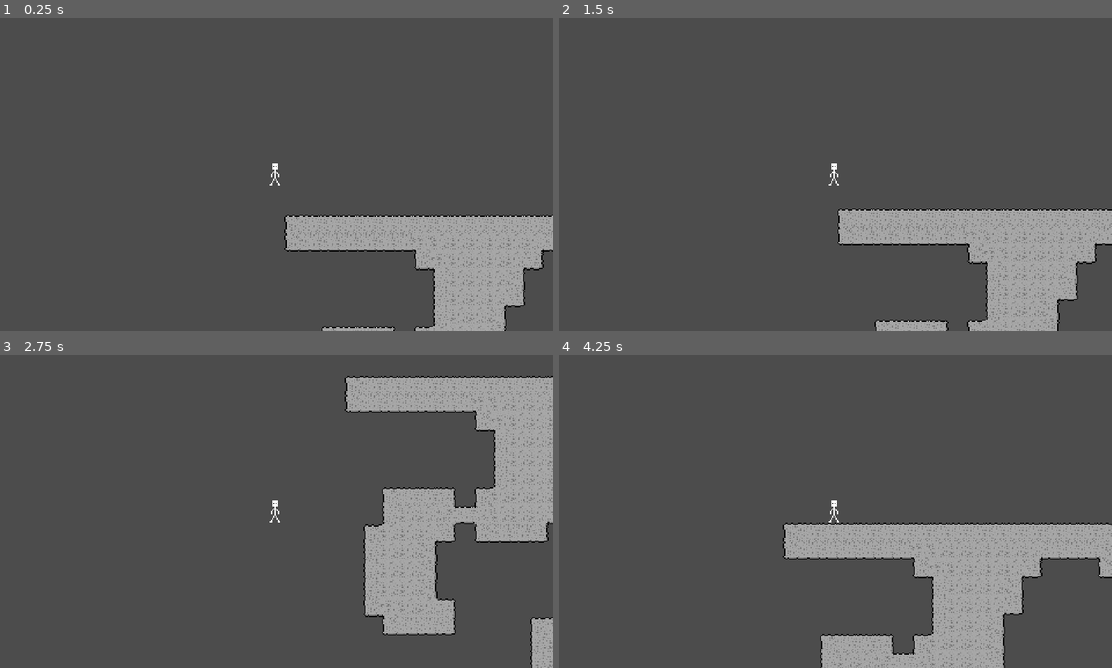
Above: before the commit, frames 1-4 (two rows, left to right).
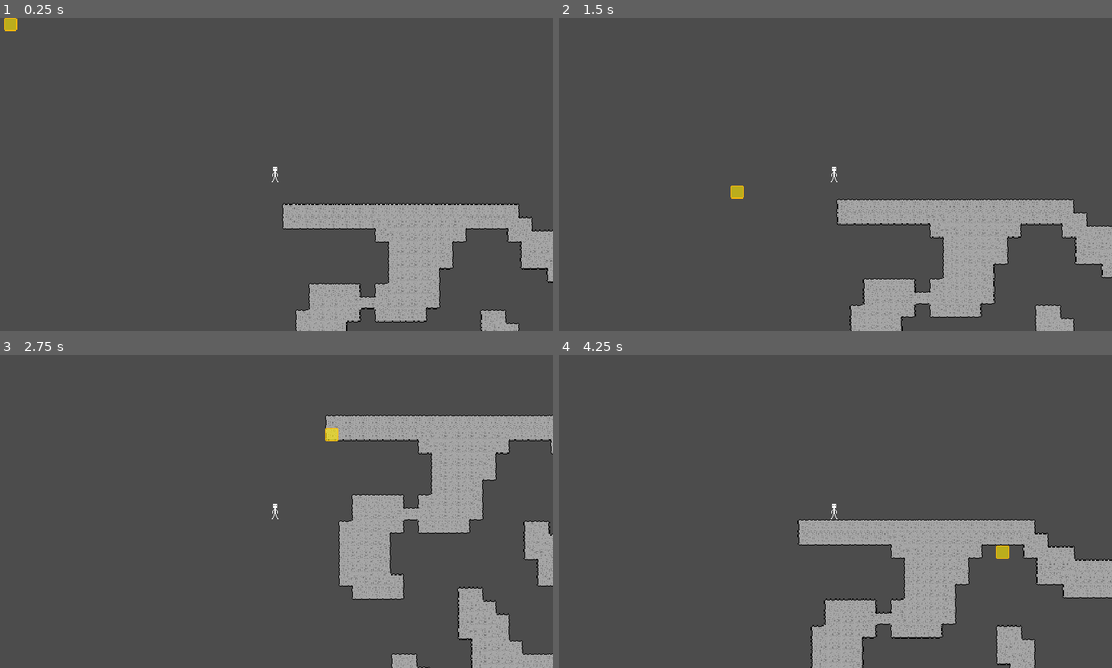
Above: after the commit, the same moments.

Repository: Silicontent/cave_diver
Game: Godot game, scene res://scenes/Level.tscn
The game is run twice, just before and just after one commit, with the same random seed, the same clock (stepped at 60 frames per second) and the same inputs.
Inputs (mouse positions are in pixels of both pictures, inside the frame that each line leads up to):
- Up to frame 1 (0.25 s): no input
- Up to frame 2 (1.5 s): tap Enter (util_enter) at 0.5, 0.6, 1.35 s; move the mouse to (957, 158) at 0.52 s; hold D (mv_right) from 0.53 s (still down); tap Space (mv_jump) at 0.77 s; move the mouse to (724, 190) at 1.27 s
- Up to frame 3 (2.75 s): tap Space (mv_jump) at 1.52 s; move the mouse to (331, 442) at 2.02 s; release D (mv_right) at 2.03 s; hold A (mv_left) from 2.03 s (still down); tap Enter (util_enter) at 2.1 s
- Up to frame 4 (4.25 s): move the mouse to (807, 574) at 2.77 s; release A (mv_left) at 2.78 s; hold D (mv_right) from 2.78 s (still down); tap Enter (util_enter) at 2.85, 3.6 s; tap Space (mv_jump) at 3.02, 3.77 s; move the mouse to (1001, 558) at 3.52 s

The runs differ from the first frame. In frame 1, 12% of the frame differs, in the area x 0-100%, y 0-100%; in frame 2, 13%; in frame 3, 23%, in the area x 48-100%, y 6-100%; in frame 4, 15%.

Commit message:
Tweaks

Diff:
--- a/project.godot
+++ b/project.godot
@@ -63,6 +63,11 @@
 "events": [ Object(InputEventKey,"resource_local_to_scene":false,"resource_name":"","device":0,"alt":false,"shift":false,"control":false,"meta":false,"command":false,"pressed":false,"scancode":68,"physical_scancode":0,"unicode":0,"echo":false,"script":null)
  ]
 }
+mv_down={
+"deadzone": 0.5,
+"events": [ Object(InputEventKey,"resource_local_to_scene":false,"resource_name":"","device":0,"alt":false,"shift":false,"control":false,"meta":false,"command":false,"pressed":false,"scancode":83,"physical_scancode":0,"unicode":0,"echo":false,"script":null)
+ ]
+}
 mv_jump={
 "deadzone": 0.5,
 "events": [ Object(InputEventKey,"resource_local_to_scene":false,"resource_name":"","device":0,"alt":false,"shift":false,"control":false,"meta":false,"command":false,"pressed":false,"scancode":32,"physical_scancode":0,"unicode":0,"echo":false,"script":null)
--- a/resources/WorldTiles.tres
+++ b/resources/WorldTiles.tres
@@ -153,6 +153,18 @@
 points = PoolVector2Array( 16, 16, 0, 16, 0, 0, 16, 0 )
 
 [sub_resource type="ConvexPolygonShape2D" id=51]
+points = PoolVector2Array( 16, 16, 0, 16, 0, 0, 16, 0 )
+
+[sub_resource type="ConvexPolygonShape2D" id=52]
+points = PoolVector2Array( 16, 16, 0, 16, 0, 0, 16, 0 )
+
+[sub_resource type="ConvexPolygonShape2D" id=53]
+points = PoolVector2Array( 16, 16, 0, 16, 0, 0, 16, 0 )
+
+[sub_resource type="ConvexPolygonShape2D" id=54]
+points = PoolVector2Array( 16, 16, 0, 16, 0, 0, 16, 0 )
+
+[sub_resource type="ConvexPolygonShape2D" id=55]
 points = PoolVector2Array( 16, 16, 0, 16, 0, 0, 16, 0 )
 
 [resource]
@@ -484,5 +496,29 @@
 "one_way_margin": 1.0,
 "shape": SubResource( 51 ),
 "shape_transform": Transform2D( 1, 0, 0, 1, 0, 0 )
+}, {
+"autotile_coord": Vector2( 11, 2 ),
+"one_way": false,
+"one_way_margin": 1.0,
+"shape": SubResource( 52 ),
+"shape_transform": Transform2D( 1, 0, 0, 1, 0, 0 )
+}, {
+"autotile_coord": Vector2( 12, 2 ),
+"one_way": false,
+"one_way_margin": 1.0,
+"shape": SubResource( 53 ),
+"shape_transform": Transform2D( 1, 0, 0, 1, 0, 0 )
+}, {
+"autotile_coord": Vector2( 11, 3 ),
+"one_way": false,
+"one_way_margin": 1.0,
+"shape": SubResource( 54 ),
+"shape_transform": Transform2D( 1, 0, 0, 1, 0, 0 )
+}, {
+"autotile_coord": Vector2( 12, 3 ),
+"one_way": false,
+"one_way_margin": 1.0,
+"shape": SubResource( 55 ),
+"shape_transform": Transform2D( 1, 0, 0, 1, 0, 0 )
 } ]
 0/z_index = 0
--- a/scenes/Level.tscn
+++ b/scenes/Level.tscn
@@ -19,4 +19,4 @@
 
 [node name="Camera2D" type="Camera2D" parent="Player"]
 current = true
-zoom = Vector2( 0.25, 0.25 )
+zoom = Vector2( 0.35, 0.35 )
--- a/scenes/Player.tscn
+++ b/scenes/Player.tscn
@@ -1,10 +1,15 @@
-[gd_scene load_steps=4 format=2]
+[gd_scene load_steps=7 format=2]
 
 [ext_resource path="res://assets/player.png" type="Texture" id=1]
 [ext_resource path="res://scripts/Player.gd" type="Script" id=2]
+[ext_resource path="res://assets/selector.png" type="Texture" id=3]
+[ext_resource path="res://scripts/Selector.gd" type="Script" id=4]
 
 [sub_resource type="RectangleShape2D" id=1]
 extents = Vector2( 4, 9.25 )
+
+[sub_resource type="RectangleShape2D" id=3]
+extents = Vector2( 8, 8 )
 
 [node name="Player" type="KinematicBody2D"]
 collision_mask = 1310
@@ -14,11 +19,24 @@
 texture = ExtResource( 1 )
 
 [node name="CollisionShape2D" type="CollisionShape2D" parent="."]
-position = Vector2( 0, 0.25 )
 shape = SubResource( 1 )
 
 [node name="CoyoteTimer" type="Timer" parent="."]
 wait_time = 0.2
 one_shot = true
 
+[node name="Selector" type="Area2D" parent="."]
+script = ExtResource( 4 )
+__meta__ = {
+"_edit_group_": true
+}
+
+[node name="Sprite" type="Sprite" parent="Selector"]
+texture = ExtResource( 3 )
+centered = false
+
+[node name="CollisionShape2D" type="CollisionShape2D" parent="Selector"]
+position = Vector2( 8, 8 )
+shape = SubResource( 3 )
+
 [connection signal="timeout" from="CoyoteTimer" to="." method="_on_CoyoteTimer_timeout"]
--- a/scripts/Player.gd
+++ b/scripts/Player.gd
@@ -94,5 +94,6 @@
 		to_spawn()
 
 
+# SIGNALS ----------------------------------------------------------------
 func _on_CoyoteTimer_timeout():
 	coy_time = false
--- /dev/null
+++ b/scripts/Selector.gd
@@ -0,0 +1,18 @@
+extends Area2D
+
+export(int) var snap_size = 16
+
+export(int) var neg_extent = -3
+export(int) var pos_extent = 3
+
+var mouse_pos = Vector2.ZERO
+
+
+func update_snapped_pos():
+	mouse_pos = Vector2(int(get_global_mouse_position().x / snap_size),
+						int(get_global_mouse_position().y / snap_size))
+
+	global_position = mouse_pos * snap_size
+
+func _physics_process(delta):
+	update_snapped_pos()
Binary file added: assets/selector.png
Not shown, added: assets/selector.png.import
Not shown: 1 places in resources/WorldTiles.tres that only renumber resources
